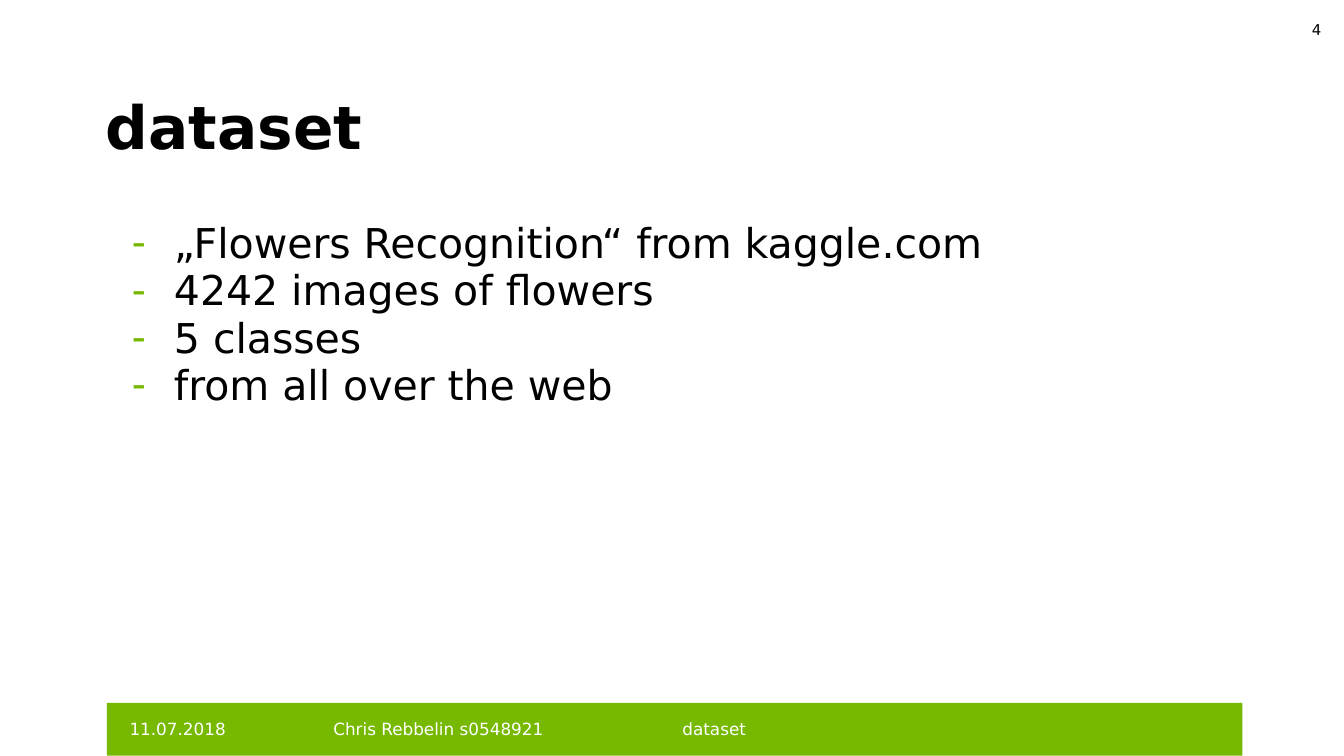
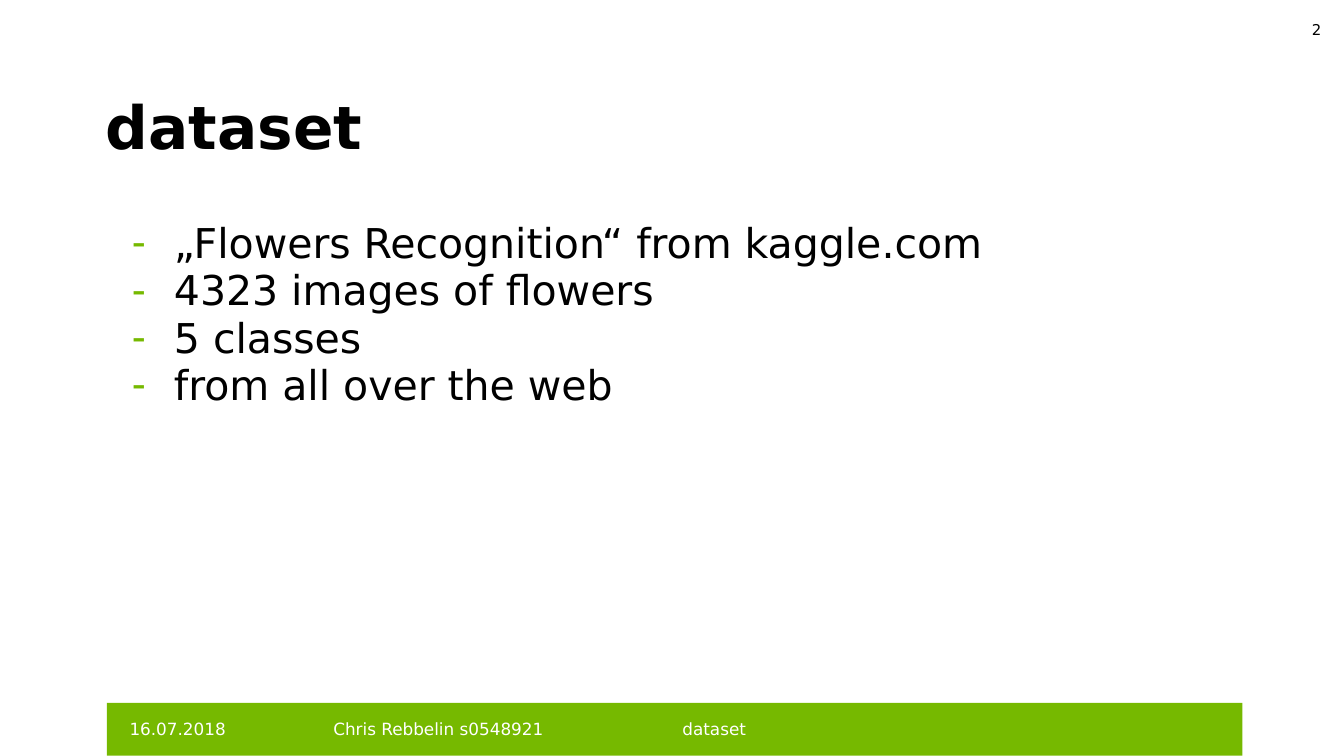
Before and after one commit to HeleleF/cnnProjUni, a slide deck: slide 2 of beleggg.pptx (slide 4 before the commit). Drawn at 1344x756 pixels with LibreOffice and Linux fonts; fonts in the diff are those of the drawing; background and template pictures are left out. Boxes give left, top, right and bottom in pixels: in the first picture for what was removed or moved away, otherwise in the second. Text is boxed around its words. In the diff, an @@ line names an element or a change of style, - is before the commit and + after.

```diff
--- a/beleggg.pptx
+++ b/beleggg.pptx
@@ page number at <box>1312,24,1321,35</box>: text changed @@
-4
+2
@@ text at <box>174,273,654,314</box>: text changed @@
-  – 4242 images of flowers
+  – 4323 images of flowers
@@ text at <box>130,722,226,736</box>: text changed @@
-11.07.2018
+16.07.2018
```
Also in this commit, not shown: 10 other slides changed, 11 slides added, 1 other file.
